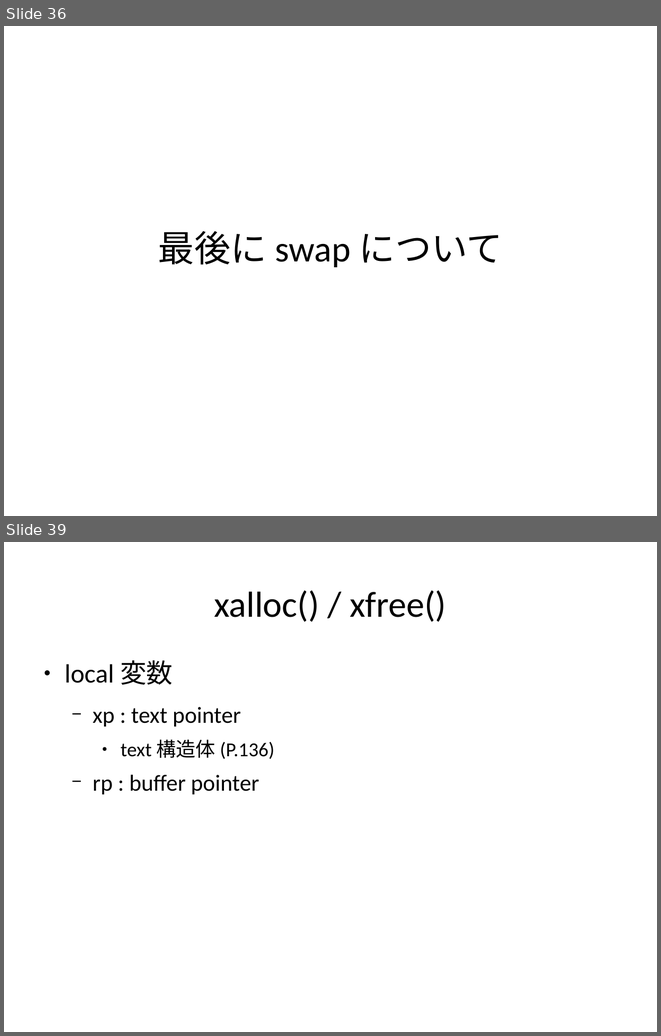
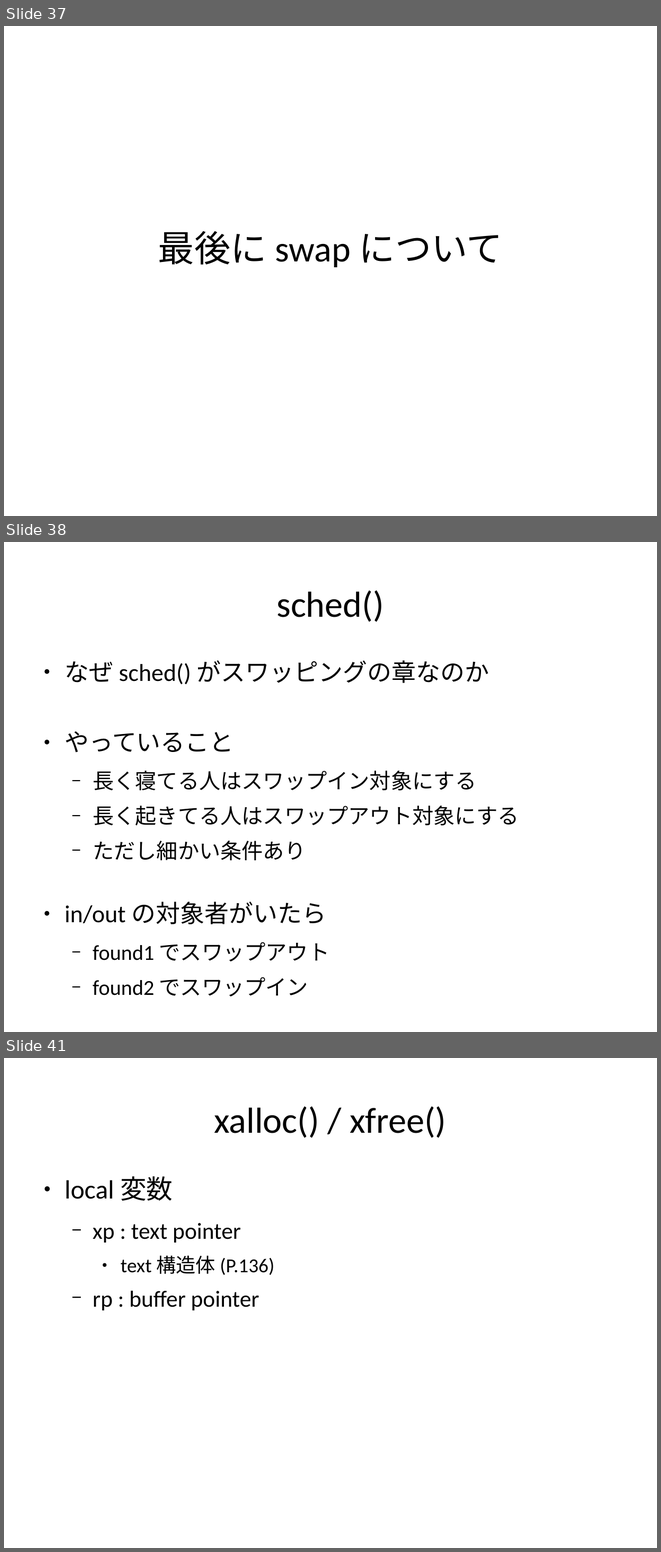
Before and after one commit to andromedroid/ame, a slide deck: doc/unix_v6/process_matome.odp. Shown one above the other, each under a label of ours: slides 36 and 39 before the commit, slides 37, 38 and 41 after it; the slides between them are not shown. The pictures are 661x1036 and 661x1552 pixels, drawn with LibreOffice and Linux fonts; fonts in the diff are those of the drawing. Boxes give left, top, right and bottom in pixels: in the first picture for what was removed or moved away, otherwise in the second. Text is boxed around its words. In the diff, an @@ line names an element or a change of style, - is before the commit and + after.

```diff
--- a/doc/unix_v6/process_matome.odp
+++ b/doc/unix_v6/process_matome.odp
@@ slide 38 added at box(4, 542, 657, 1032), background #FFFFFF @@
@@ title added at box(276, 590, 384, 622), 44 pt, text #000000 @@
+sched()
@@ text added at box(64, 660, 519, 996), 25.9 pt, text #000000 @@
+● なぜ sched() がスワッピングの章なのか
+● やっていること
+  − 長く寝てる人はスワップイン対象にする
+  − 長く起きてる人はスワップアウト対象にする
+  − ただし細かい条件あり
+● in/out の対象者がいたら
+  − found1 でスワップアウト
+  − found2 でスワップイン
@@ what was slide 36 is now slide 37 @@
@@ what was slide 39 is now slide 41 @@
```
Also in this commit, not shown: 3 slides changed, 6 other slides added, 2 slides removed.
